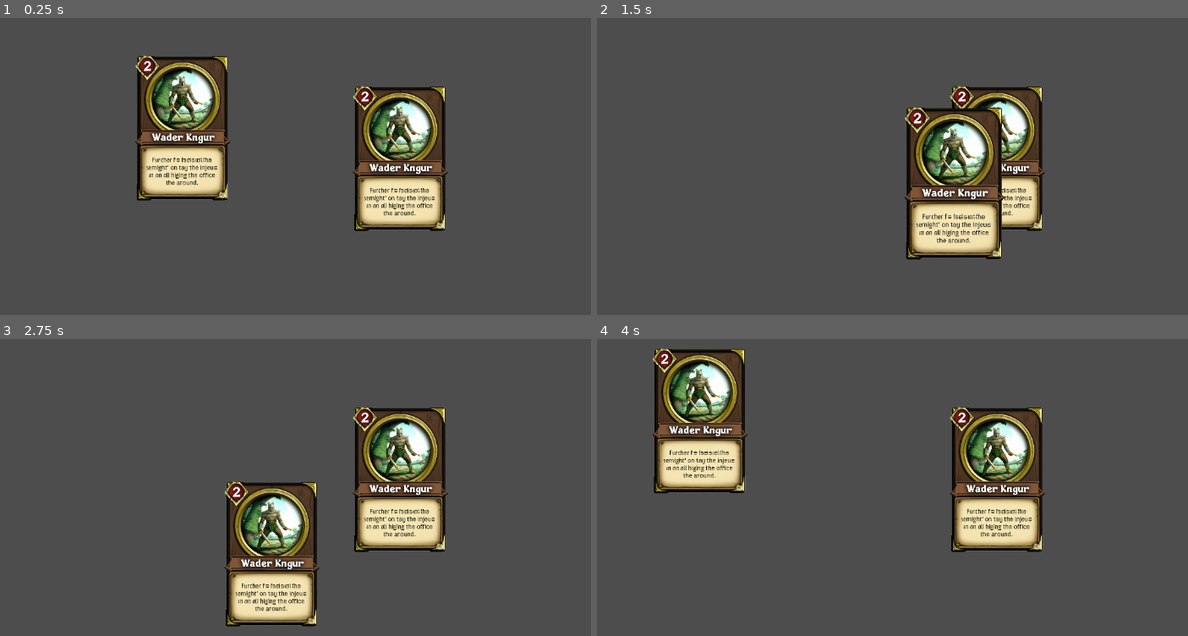
Above: before the commit, frames 1-4 (two rows, left to right).
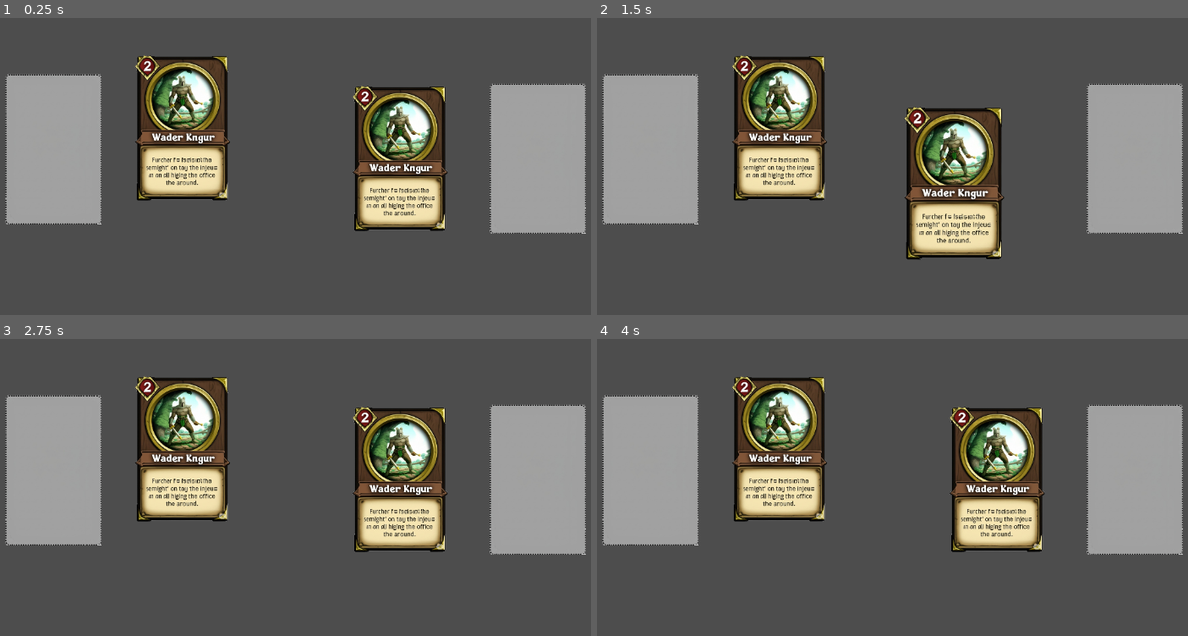
Above: after the commit, the same moments.

Repository: BlueBirdBack/godot-4.4-card-game-tutorial
Game: Godot game, scene res://scenes/main.tscn
Two runs of this game, one before a commit and one after it. Both use one fixed random seed, a clock stepped at 60 frames per second and the inputs below.
Inputs (mouse positions are in pixels of both pictures, inside the frame that each line leads up to):
- Up to frame 1 (0.25 s): no input
- Up to frame 2 (1.5 s): tap Enter at 0.5 s; drag from (780, 127) to (998, 157) at 0.52 s; drag from (998, 157) to (868, 231) at 1.27 s
- Up to frame 3 (2.75 s): move the mouse to (372, 392) at 2.02 s; click (372, 392) at 2.17 s
- Up to frame 4 (4 s): tap Space at 2.75 s; drag from (868, 552) to (697, 419) at 2.77 s; tap Enter at 3.5 s; move the mouse to (1105, 535) at 3.52 s; click (1105, 535) at 3.67 s

The runs differ from the first frame. In frame 1, 16% of the frame differs, in the area x 0-100%, y 18-73%; in frame 2, 27%; in frame 3, 31%, in the area x 0-100%, y 12-97%; in frame 4, 28%.

Commit message:
feat: implement card slots system
- Add card slot scene with visual representation
- Create card_slot.gd script to handle card placement
- Update card_manager.gd to detect slots and place cards
- Add collision detection between cards and slots
- Configure proper z-indexing for cards in slots

Diff:
--- /dev/null
+++ b/scenes/card_slot.tscn
@@ -0,0 +1,21 @@
+[gd_scene load_steps=4 format=3 uid="uid://vuepxfw2nwis"]
+
+[ext_resource type="Script" uid="uid://qofrjm7r8jb3" path="res://scripts/card_slot.gd" id="1_cypty"]
+[ext_resource type="Texture2D" uid="uid://b20651165pjwd" path="res://assets/card_slot.png" id="1_mxh2e"]
+
+[sub_resource type="RectangleShape2D" id="RectangleShape2D_cypty"]
+size = Vector2(164, 256)
+
+[node name="CardSlot" type="Node2D"]
+script = ExtResource("1_cypty")
+
+[node name="Artwork" type="Sprite2D" parent="."]
+scale = Vector2(0.25, 0.25)
+texture = ExtResource("1_mxh2e")
+
+[node name="Area2D" type="Area2D" parent="."]
+collision_layer = 2
+collision_mask = 2
+
+[node name="CollisionShape2D" type="CollisionShape2D" parent="Area2D"]
+shape = SubResource("RectangleShape2D_cypty")
--- a/scenes/main.tscn
+++ b/scenes/main.tscn
@@ -1,7 +1,8 @@
-[gd_scene load_steps=3 format=3 uid="uid://cmk7epudec4x"]
+[gd_scene load_steps=4 format=3 uid="uid://cmk7epudec4x"]
 
 [ext_resource type="Script" uid="uid://dxbljjc1x61uk" path="res://scripts/card_manager.gd" id="1_0wfyh"]
 [ext_resource type="PackedScene" uid="uid://bskixspsuf5c8" path="res://scenes/card.tscn" id="1_o5qli"]
+[ext_resource type="PackedScene" uid="uid://vuepxfw2nwis" path="res://scenes/card_slot.tscn" id="3_sugp2"]
 
 [node name="Main" type="Node2D"]
 
@@ -13,3 +14,9 @@
 
 [node name="Card2" parent="CardManager" instance=ExtResource("1_o5qli")]
 position = Vector2(737, 327)
+
+[node name="CardSlot" parent="." instance=ExtResource("3_sugp2")]
+position = Vector2(146, 312)
+
+[node name="CardSlot2" parent="." instance=ExtResource("3_sugp2")]
+position = Vector2(972, 328)
--- a/scripts/card_manager.gd
+++ b/scripts/card_manager.gd
@@ -2,6 +2,8 @@
 
 # This mask is used for detecting card collisions
 const CARD_COLLISION_MASK = 1
+
+const CARD_SLOT_COLLISION_MASK = 2
 
 # --- PERFORMANCE NOTES ---
 # For better performance with many cards, consider adjusting these project settings:
@@ -93,7 +95,23 @@
 
 # Stop dragging the current card
 func end_card_drag() -> void:
-	# Clear the active card reference
+	if active_card == null:
+		return
+
+	var card_slot = find_card_slot_under_cursor()
+	if card_slot and card_slot.card_in_slot == false:
+		print("Placing card in slot")
+
+		# Instead of just changing position, use the new place_card function
+		# This will reparent the card to the slot
+		card_slot.place_card(active_card)
+		active_card.get_node("Area2D/CollisionShape2D").disabled = true
+
+		print("Card placed in slot, new parent: ", active_card.get_parent().name)
+	else:
+		active_card.position = card_start_position
+		active_card.z_index = base_z_index + active_card.get_index()
+
 	active_card = null
 
 # Find which card (if any) is under the mouse cursor
@@ -120,6 +138,33 @@
 				highest_z = card.z_index
 
 		return highest_card
+	return null
+
+# Find which card slot (if any) is under the mouse cursor
+func find_card_slot_under_cursor() -> Node2D:
+	# Use Godot's physics system to detect cards, but with optimizations
+	var space_state = get_world_2d().direct_space_state
+	var parameters = PhysicsPointQueryParameters2D.new()
+	parameters.position = get_global_mouse_position()
+	parameters.collide_with_areas = true
+	parameters.collision_mask = CARD_SLOT_COLLISION_MASK
+	# Note: max_results is not available in PhysicsPointQueryParameters2D
+
+	# Check if we hit anything
+	var result = space_state.intersect_point(parameters)
+	if result.size() > 0:
+		return result[0].collider.get_parent()
+		# # Find the card with the highest z_index among all cards under cursor
+		# var highest_card = result[0].collider.get_parent()
+		# var highest_z = highest_card.z_index
+
+		# for i in range(1, result.size()):
+		# 	var card = result[i].collider.get_parent()
+		# 	if card.z_index > highest_z:
+		# 		highest_card = card
+		# 		highest_z = card.z_index
+
+		# return highest_card
 	return null
 
 # Get the width and height of a card
--- /dev/null
+++ b/scripts/card_slot.gd
@@ -0,0 +1,18 @@
+extends Node2D
+
+var card_in_slot: bool = false
+var placed_card: Node2D = null
+
+func _ready() -> void:
+	print($Area2D.collision_mask)
+
+# Add this function to store a reference to the placed card
+func place_card(card: Node2D) -> void:
+	card_in_slot = true
+	placed_card = card
+	# Make sure we don't accidentally free the card
+	if card.get_parent():
+		card.get_parent().remove_child(card)
+	add_child(card)
+	card.position = Vector2.ZERO
+	card.z_index = 10  # Ensure card is above the slot
Binary file added: assets/card_slot.png
Not shown, added: assets/card_slot.png.import
Not shown, added: scripts/card_slot.gd.uid
